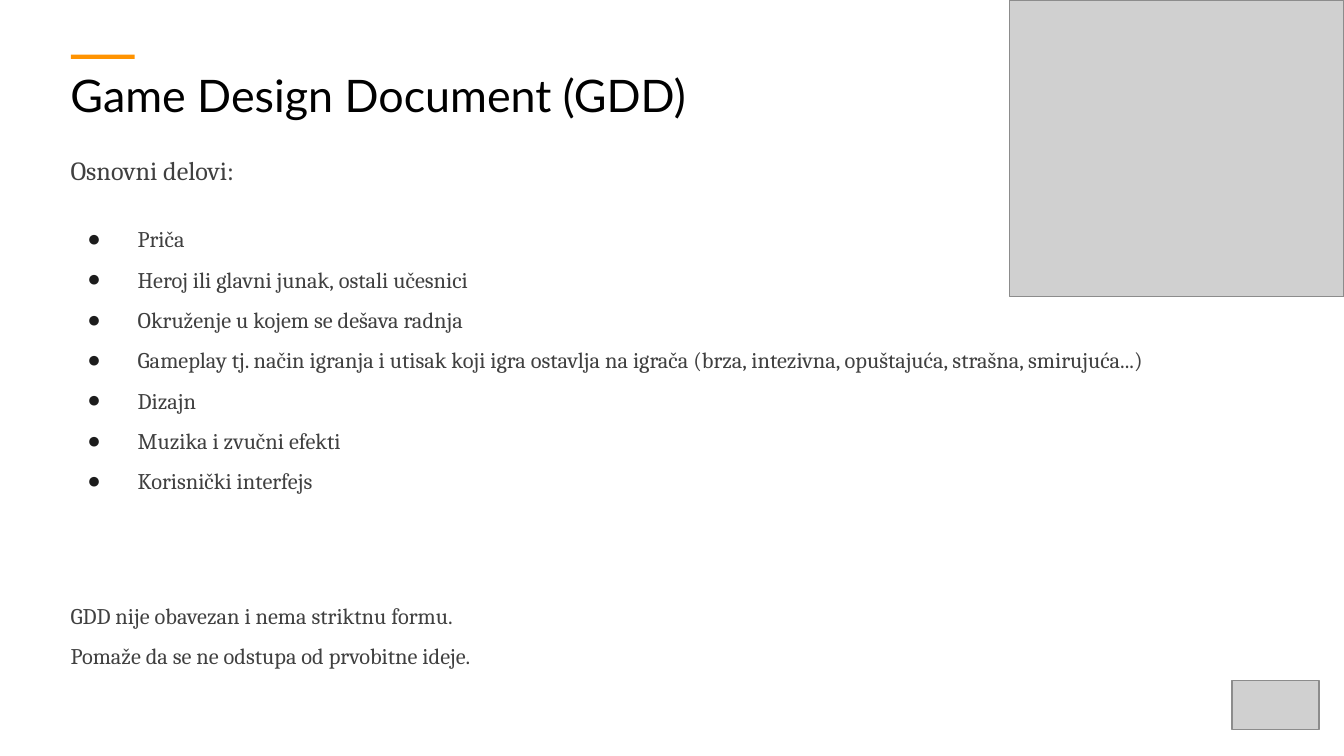
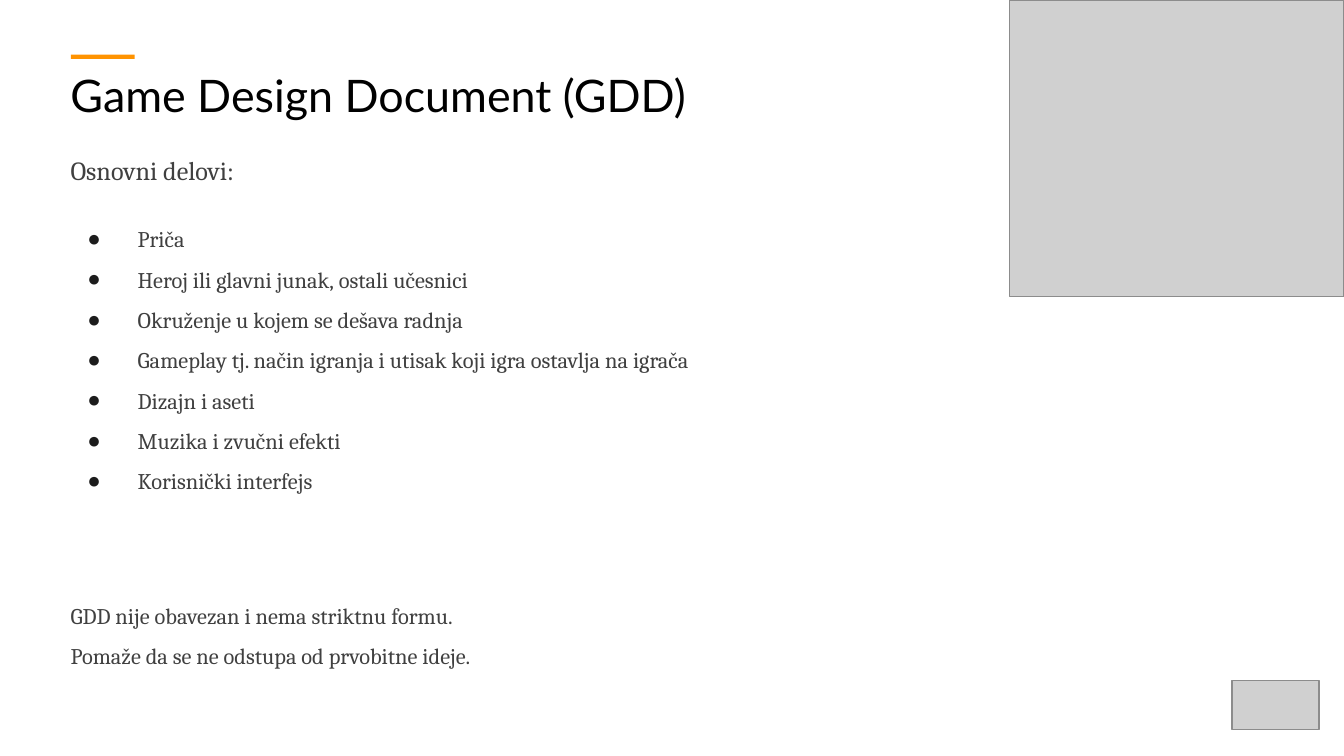
Before and after one commit to ObradovicZ/platformer, a slide deck: slide 3 of PPT-Prezentacija.pptx. Drawn at 1344x756 pixels with LibreOffice and Linux fonts; fonts in the diff are those of the drawing; grey boxes stand for pictures. Boxes give left, top, right and bottom in pixels: in the first picture for what was removed or moved away, otherwise in the second. Text is boxed around its words. In the diff, an @@ line names an element or a change of style, - is before the commit and + after.

Commit message:
Presentation updated

```diff
--- a/PPT-Prezentacija.pptx
+++ b/PPT-Prezentacija.pptx
@@ text at <box>138,352,688,414</box>: text changed @@
-Gameplay tj. način igranja i utisak koji igra ostavlja na igrača (brza, intezivna, opuštajuća, strašna, smirujuća...)
-● Dizajn
+Gameplay tj. način igranja i utisak koji igra ostavlja na igrača
+Dizajn i aseti
```
Also in this commit, not shown: 3 other slides changed, 3 other files.
